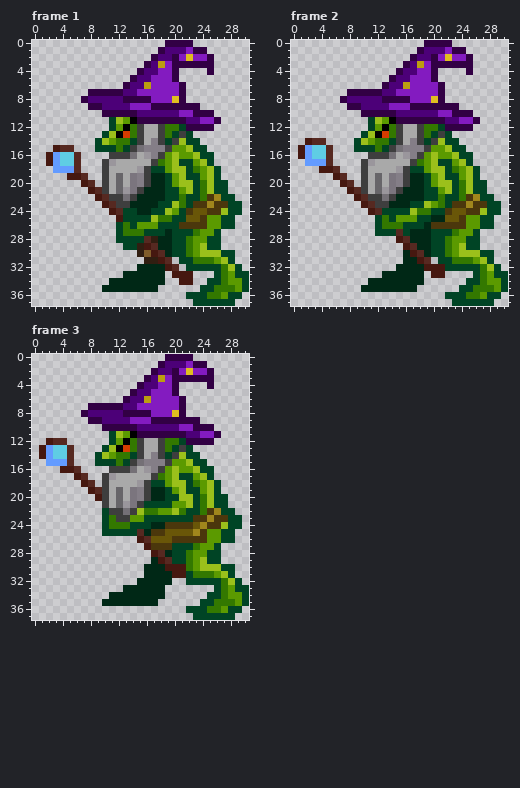
Two states of a pixel-art file, Assets/Sprites/goblin-wizard.aseprite. Above, as it was before the edit.
31x38 pixels, 3 frames. Colours within 5 levels of each other are drawn and written as one. Shown: frame 1, frame 2, frame 3.
And afterwards:
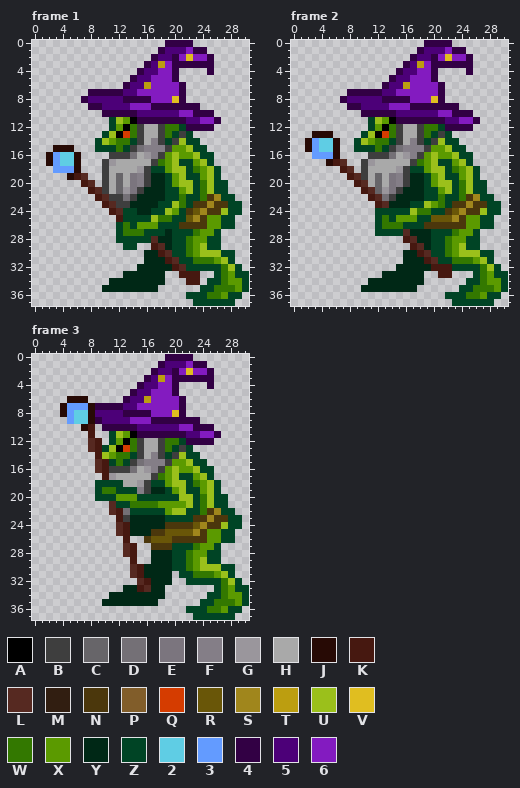
Palette (. is transparent): A #000000  B #3e3e3e  C #676569  D #747076  E #7b757e  F #847e87  G #9a969c  H #a9a9a9  J #270a05  K #461810  L #562921  M #311e11  N #4b370c  P #815d2a  Q #d53c00  R #695608  S #a0861c  T #bc9e10  U #9bc01b  V #e0be20  W #337800  X #5b9a00  Y #002816  Z #004425  2 #5fcde4  3 #639bff  4 #320044  5 #4c0078  6 #831bc0
Edits made:
--- frame 1, layers "Staff", "Gobbie"
@@ x 0..8 @@
 14 .........
-15 ...KLL...
-16 ..K322L..
-17 ..K322L..
-18 ...333L..
-19 .....KKL.
+15 ...JJJ...
+16 ..J322J..
+17 ..J322J..
+18 ...333J..
+19 .....JKL.
 20 .......KL
@@ x 13..26 @@
 23 BYYYYZZUWZNNSN
-24 ZZYYZZUXZNRRNN
-25 ZZZZUWWZZRRNXX
+24 ZZYYZZUXZNRSNN
+25 ZZZZUWWZZRSNXX
 26 WZXXXZZZNNNNXX
 27 WWWZZZYZZZWXXZ
-28 ZZZLMYYZZWXXZZ
-29 ZZMKLYYZZWXUZZ
-30 ..MPKLYZZWXUUU
-31 ...MMKL.ZZWWWX
-32 ..YYYYKL.ZZZZZ
-33 YYYYYY.KKK...Z
-34 YYYYYY..KK..ZZ
+28 ZZZZLYYZZWXXZZ
+29 ZZ..KLYZZWXUZZ
+30 ...YYKLZZWXUUU
+31 ...YYYKLZZWWWX
+32 ..YYYYYKLZZZZZ
+33 YYYYYY..KKK..Z
+34 YYYYYY...KK.ZZ
 35 YYYYY......ZZW
--- frame 2, layers "Staff", "Gobbie"
@@ x 0..30 @@
 12 ...........ZXAWBHHBWWZ4444.....
-13 ..........ZUAQWBHHBWZBZ........
-14 ..KLL....ZUXWWZBHFBZBUZZ.......
-15 .K322L...ZZZWZBDFFFBXXUZZ......
-16 .K322L.....BBBDHGFBXUXXUZZ.....
-17 ..333L....BGHHHHHBWXUZZXUZ.....
-18 ....KKL...BHHHHGBZZXUUZWXUZ....
-19 ......KL..BHCHEFBYYZXUZZXUZ....
-20 .......KL.BHCHEFBYYZXUUZWUZZ...
-21 ........KLBHCGEBYYYZZXUZWUZZ...
-22 .........KLBBDBYYYYZZWZZWNSZZ..
-23 ..........KLBBYYYZZUXWZNNSNNZZ.
-24 ...........KLZZZZUWWZZNRRNNUZZ.
-25 ............ZWZXXXZZYYRRNXXZZ..
-26 ............ZWWWZZZYNNNNNXXZZ..
-27 ............ZZZLZYYYZZZWXXZ....
-28 ...............KLYYYZZWXXZZ....
-29 ................KLYYZZWXUZZ....
-30 ................YKLYZZWXUUUZZ..
-31 ................YYKL.ZZWWWXUZ..
-32 ...............YYYYKKKZZZZZWUZ.
-33 .............YYYYYY.KK....ZWXZZ
+13 ...JJJ....ZUAQWBHHBWZBZ........
+14 ..J322J..ZUXWWZBHFBZBUZZ.......
+15 ..J322J..ZZZWZBDFFFBXXUZZ......
+16 ...333J....BBBDHGFBXUXXUZZ.....
+17 .....JKL..BGHHHHHBWXUZZXUZ.....
+18 .......KL.BHHHHGBZZXUUZWXUZ....
+19 ........KLBHCHEFBYYZXUZZXUZ....
+20 .........KLHCHEFBYYZXUUZWUZZ...
+21 ..........KLCGEBYYYZZXUZWUZZ...
+22 ...........KLDBYYYYZZWZZWNSZZ..
+23 ............KLYYYZZUXWZNNSNNZZ.
+24 ............ZZZZZUWWZZNRSNNUZZ.
+25 ............ZWZXXXZZRRRSNXXZZ..
+26 ............ZWWWZZZNNNNNNXXZZ..
+27 ............ZZZZLYYYZZZWXXZ....
+28 ................KLYYZZWXXZZ....
+29 .................KLYZZWXUZZ....
+30 ................YYKLZZWXUUUZZ..
+31 ................YYYKLZZWWWXUZ..
+32 ...............YYYYYKKKZZZZWUZ.
+33 .............YYYYYY..KK...ZWXZZ
 34 ...........YYYYYYYY......ZZWXXZ
--- frame 3, layers "Staff", "Beard", "Gobbie"
@@ x 0..30 @@
  5 ..............4556664..........
- 6 .............455T66664.........
- 7 ........44444556666664.........
- 8 .......4555554444666V4.........
- 9 ........4455556664444444.......
-10 ..........4444455555566444.....
-11 ...........ZUXA444444455664....
-12 ..KLL......ZXAWBHHBWWZ4444.....
-13 .K322L....ZUAQWBHHBWZBZ........
-14 .K322L...ZUXWWZBHFBZBUZZ.......
-15 ..333L...ZZZWZBDFFFBXXUZZ......
-16 ....KKL....BBBDHGFBXUXXUZZ.....
-17 ......KL..BGHHHHHBWXUZZXUZ.....
-18 .......KL.BHHHHGBZZXUUZWXUZ....
-19 ........KLBHCHEFBYYZXUZZXUZ....
-20 .........KBHCHEFBYYZZUUZWUZZ...
-21 ..........BHCGEBZZZZXXUZWUZZ...
-22 ..........ZBBDBUWWXXUWZZWNSZZ..
-23 ..........ZWBBXXZZZZZZZNNSNNZZ.
-24 ..........ZWWWZZZYYNNNNRSNNUZZ.
-25 ..........ZZZZZLYNNRRRRSNXXZZ..
-26 ...............KLRRRNNNNNXXZZ..
-27 ................KNNNZZZWXXZ....
-28 .................KLYZZWXXZZ....
-29 .................YKLZZWXUZZ....
-30 ................YYYKKKWXUUUZZ..
-31 ................YYYYKKZWWWXUZ..
-32 ...............YYYYY..ZZZZZWUZ.
-33 .............YYYYYY.......ZWXZZ
+ 6 .....JJJ.....455T66664.........
+ 7 ....J333J4444556666664.........
+ 8 ....J322J55554444666V4.........
+ 9 .....322J455556664444444.......
+10 .......JK.4444455555566444.....
+11 ........K..ZUXA444444455664....
+12 ........LK.ZXAWBHHBWWZ4444.....
+13 ........LKZUAQWBHHBWZBZ........
+14 .........KUXWWZBHFBZBUZZ.......
+15 .........LKZWZBDFFFBXXUZZ......
+16 .........LKBBBDHGFBXUXXUZZ.....
+17 ..........KGHHHHHBWXUZZXUZ.....
+18 .........ZZZZHHGBZZXUUZWXUZ....
+19 .........ZWWZZZFBYYZXUZZXUZ....
+20 .........ZZZXXXZZZZZZUUZWUZZ...
+21 ...........LZZWWWWXXXXUZWUZZ...
+22 ...........LKDZZZZZXUUZZWNSZZ..
+23 ............KBYYYYYZZZZNNSNNZZ.
+24 ............LKYYYYYNNNNRSNNUZZ.
+25 ............LKYYYNNRRRRSNXXZZ..
+26 .............K..NRRRNNNNNXXZZ..
+27 .............LK..NNNZZZWXXZ....
+28 .............LK..YYYZZWXXZZ....
+29 ..............K..YYYZZWXUZZ....
+30 ..............LKYYYYZZWXUUUZZ..
+31 ..............LKYYYY.ZZWWWXUZ..
+32 ...............LKYYY..ZZZZZWUZ.
+33 .............YYKLYY.......ZWXZZ
 34 ...........YYYYYYYY......ZZWXXZ
